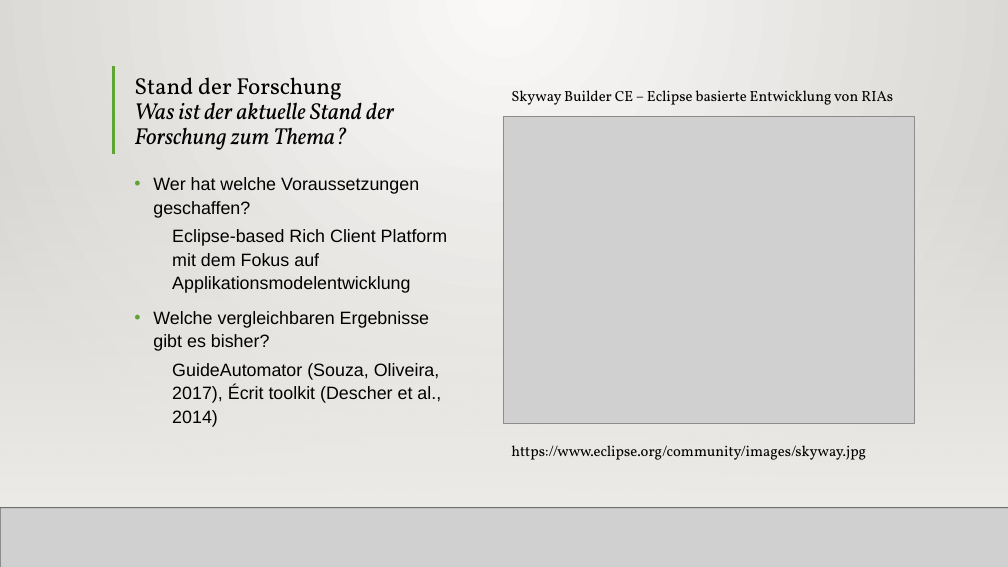
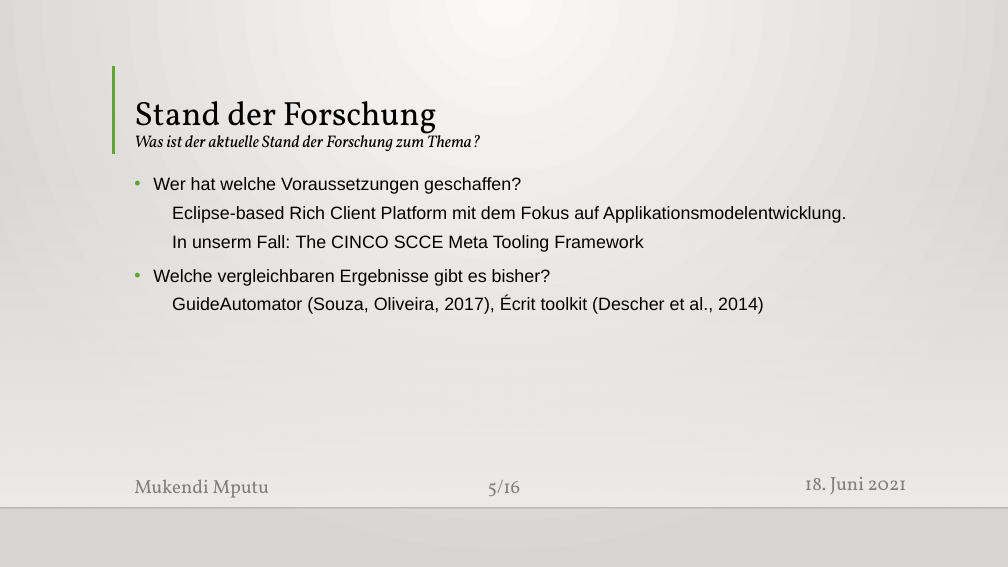
Before and after one commit to MukendiMputu/BachelorThesis, a slide deck: slide 5 of Proposalvortrag.pptx. Drawn at 1008x567 pixels with LibreOffice and Linux fonts; fonts in the diff are those of the drawing; grey boxes stand for pictures; background and template pictures are left out. Boxes give left, top, right and bottom in pixels: in the first picture for what was removed or moved away, otherwise in the second. Text is boxed around its words. In the diff, an @@ line names an element or a change of style, - is before the commit and + after.

```diff
--- a/Proposalvortrag.pptx
+++ b/Proposalvortrag.pptx
@@ rectangle removed at [0,0,1008,567] @@
@@ text "Stand der Forschung Was ist ..." at [134,101,480,151]: size 22 to 32 pt in "Stand der Forschung"; size 22 to 16 pt in "Was ist der aktuelle Stand der Forschung ..." @@
@@ picture removed at [504,116,913,424] @@
@@ text removed at [511,90,893,105] @@
-Skyway Builder CE – Eclipse basierte Entwicklung von RIAs
@@ rectangle removed at [0,166,1008,507] @@
@@ text at [172,206,846,252]: text changed @@
-  Eclipse-based Rich Client Platform mit dem Fokus auf Applikationsmodelentwicklung
+  Eclipse-based Rich Client Platform mit dem Fokus auf Applikationsmodelentwicklung.
+  In unserm Fall: The CINCO SCCE Meta Tooling Framework
@@ text removed at [511,445,866,460] @@
-https://www.eclipse.org/community/images/skyway.jpg
@@ text at [805,477,907,495]: text changed @@
-11. Juni 2021
+18. Juni 2021
@@ picture removed at [0,507,1008,567] @@
@@ line removed from (0, 508) to (1008, 508) @@
```
Also in this commit, not shown: 13 other slides changed, 3 slides added, 2 slides removed, 1 other file.
